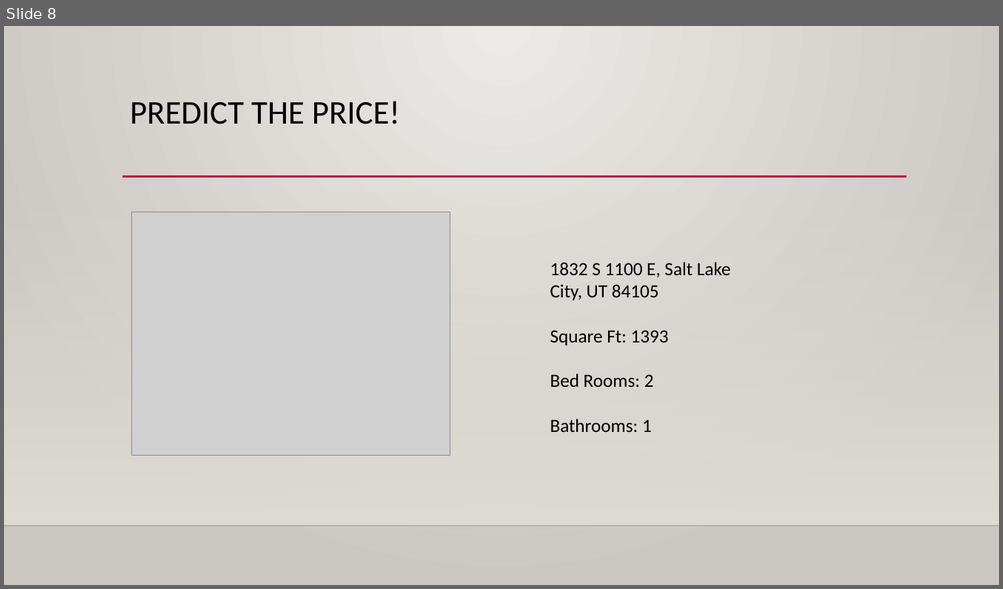
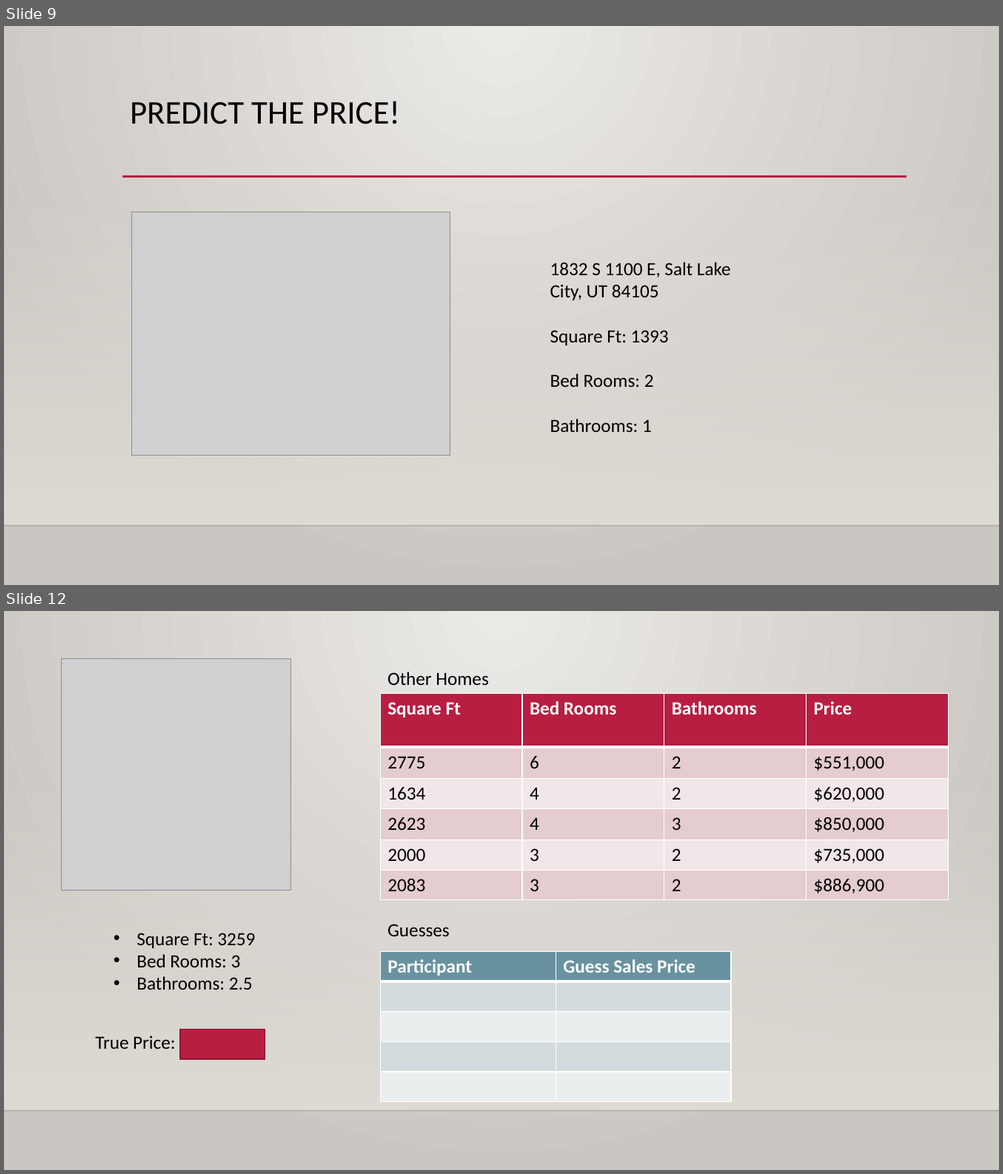
Before and after one commit to VincentLa/neumont-college, a slide deck: Machine Learning Teaching Example VLa.pptx. Shown one above the other, each under a label of ours: slide 8 before the commit, slides 9 and 12 after it; the slides between them are not shown. The pictures are 1003x589 and 1003x1174 pixels, drawn with LibreOffice and Linux fonts; fonts in the diff are those of the drawing; grey boxes stand for pictures; background and template pictures are left out. Boxes give left, top, right and bottom in pixels: in the first picture for what was removed or moved away, otherwise in the second. Text is boxed around its words. In the diff, an @@ line names an element or a change of style, - is before the commit and + after.

```diff
--- a/Machine Learning Teaching Example VLa.pptx
+++ b/Machine Learning Teaching Example VLa.pptx
@@ slide 12 added at <box>4,611,999,1170</box>, background gradient #ECEAE7 to #CAC7C1; not listed: 2 template elements that a slide beside it also shows @@
@@ picture added at <box>62,659,290,891</box> @@
@@ text added at <box>387,672,488,685</box>, 18 pt, text #000000 @@
+Other Homes
@@ table added at <box>380,693,947,900</box>, 6 rows, 4 columns @@
+Square Ft | Bed Rooms | Bathrooms | Price
+2775 | 6 | 2 | $551,000
+1634 | 4 | 2 | $620,000
+2623 | 4 | 3 | $850,000
+2000 | 3 | 2 | $735,000
+2083 | 3 | 2 | $886,900
@@ text added at <box>136,933,255,990</box>, 18 pt, text #000000 @@
+• Square Ft: 3259
+• Bed Rooms: 3
+• Bathrooms: 2.5
@@ text added at <box>387,924,449,937</box>, 18 pt, text #000000 @@
+Guesses
@@ table added at <box>380,952,731,1102</box>, 5 rows, 2 columns @@
+Participant | Guess Sales Price
+ | 
+ | 
+ | 
+ | 
@@ rectangle added at <box>180,1030,265,1059</box>, fill #B71E42, outline #871631 1.25 pt @@
@@ text added at <box>95,1036,175,1049</box>, 18 pt, text #000000 @@
+True Price: $850,000
@@ what was slide 8 is now slide 9 @@
```
Also in this commit, not shown: 1 slide changed, 6 other slides added, 2 other files.
